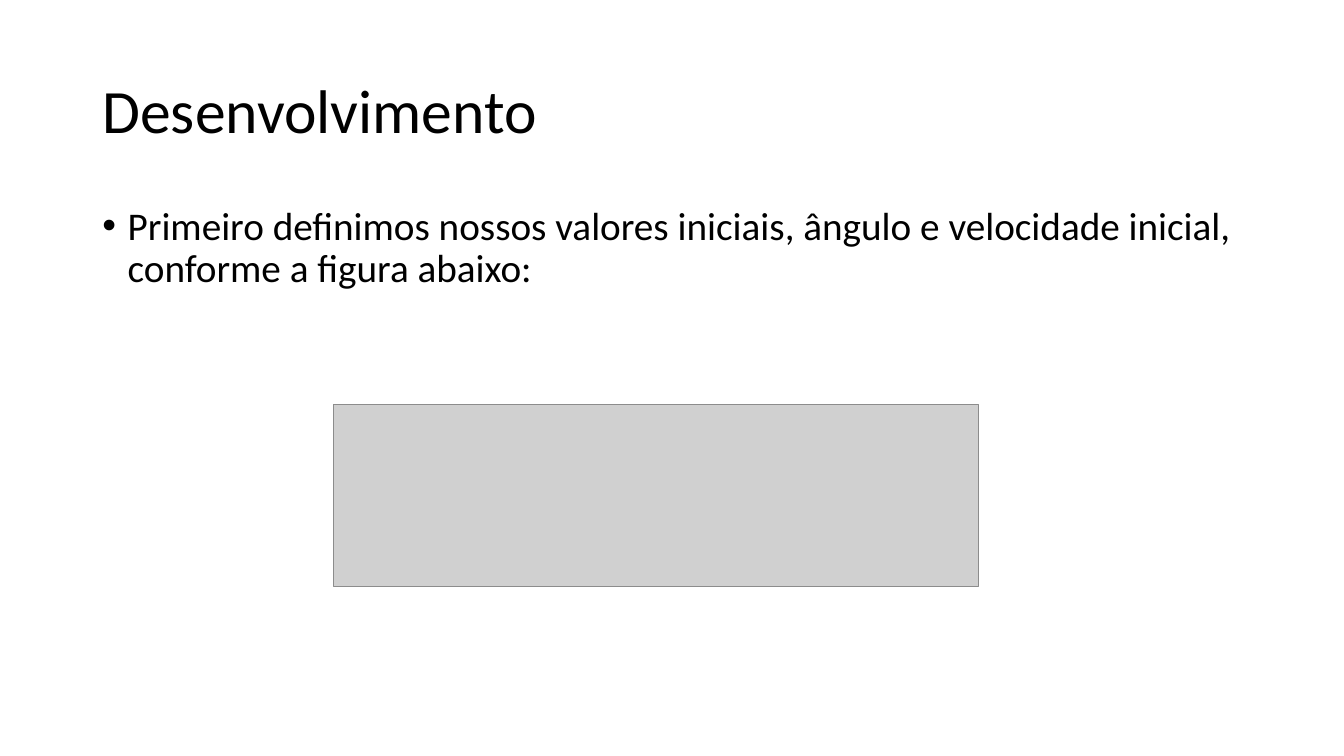
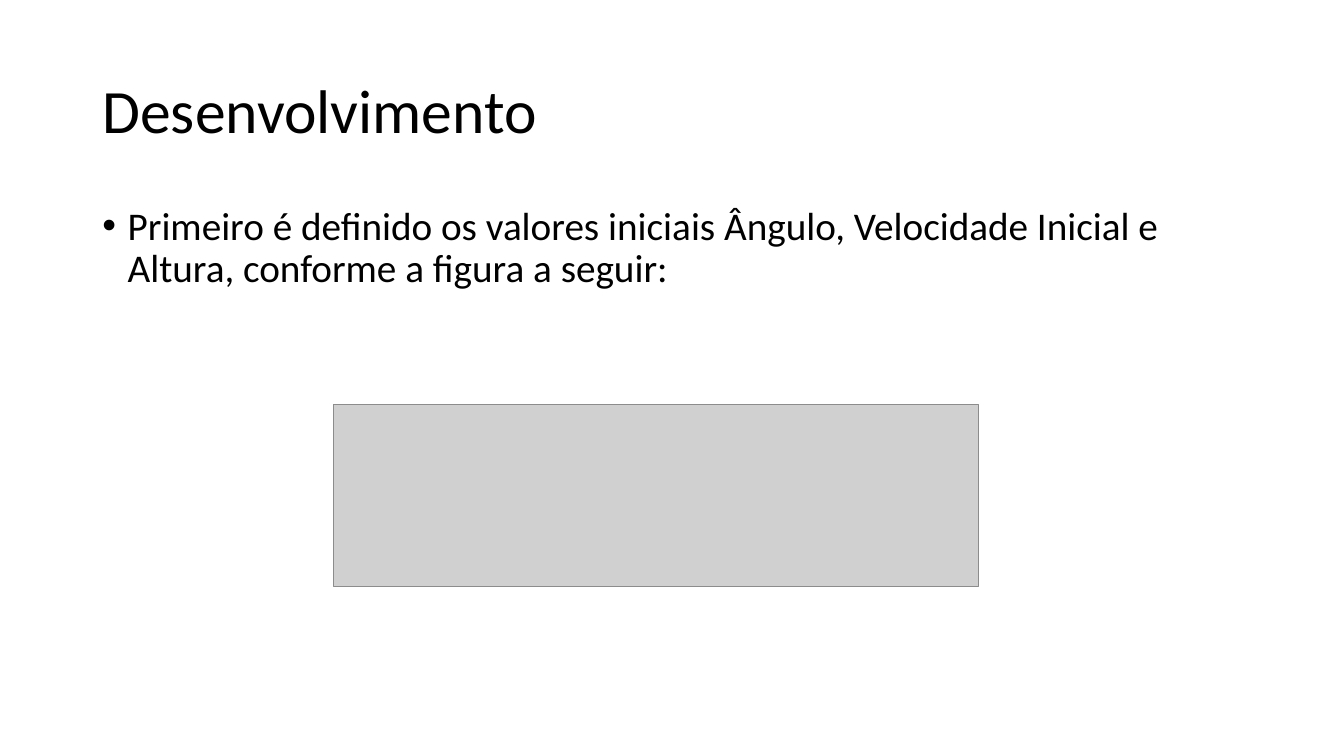
Before and after one commit to jonatanrinckus/SimulacaoDiscretaTrabalhoM2, a slide deck: slide 9 of new/Estudo Modelagem Bifocal.pptx (slide 6 before the commit). Drawn at 1344x756 pixels with LibreOffice and Linux fonts; fonts in the diff are those of the drawing; grey boxes stand for pictures. Boxes give left, top, right and bottom in pixels: in the first picture for what was removed or moved away, otherwise in the second. Text is boxed around its words. In the diff, an @@ line names an element or a change of style, - is before the commit and + after.

```diff
--- a/new/Estudo Modelagem Bifocal.pptx
+++ b/new/Estudo Modelagem Bifocal.pptx
@@ text at (x1=128, y1=208, x2=1157, y2=289): text changed @@
-• Primeiro definimos nossos valores iniciais, ângulo e velocidade inicial, conforme a figura abaixo:
+• Primeiro é definido os valores iniciais Ângulo, Velocidade Inicial e Altura, conforme a figura a seguir:
```
Also in this commit, not shown: 6 other slides changed, 4 slides added.
